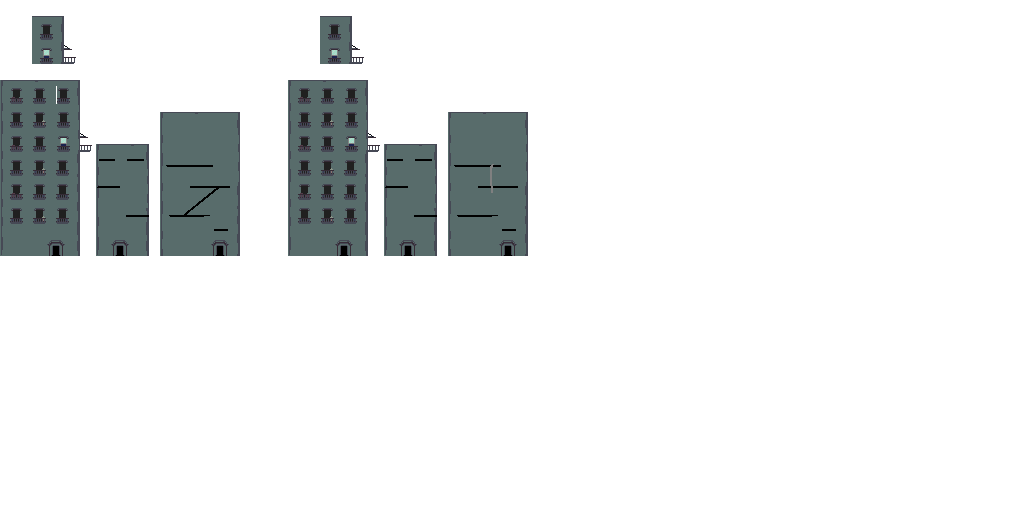
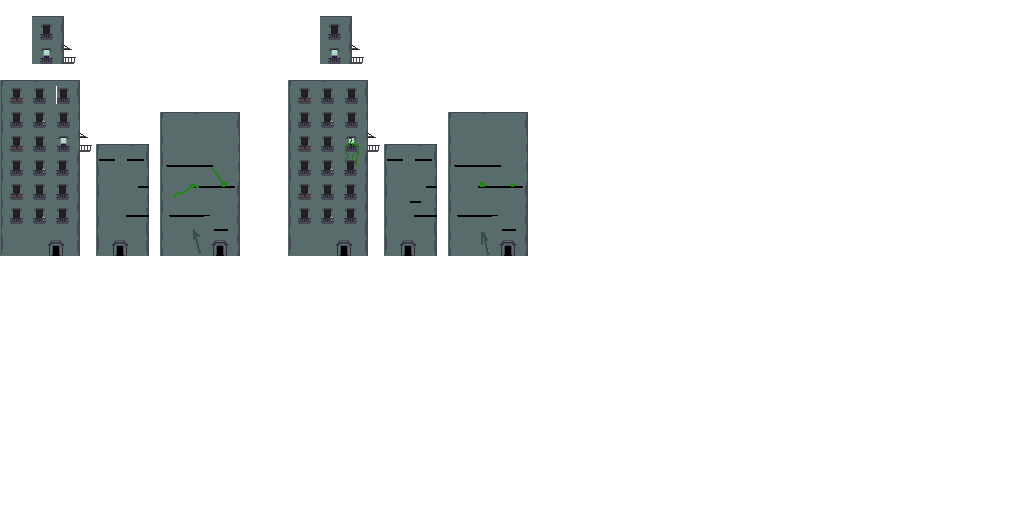
The second w=1024, h=512 image is a revision of the first. Changes to its layers:
painted on "Outside Apt (PAST) Merged" over [97, 138, 523, 255]
